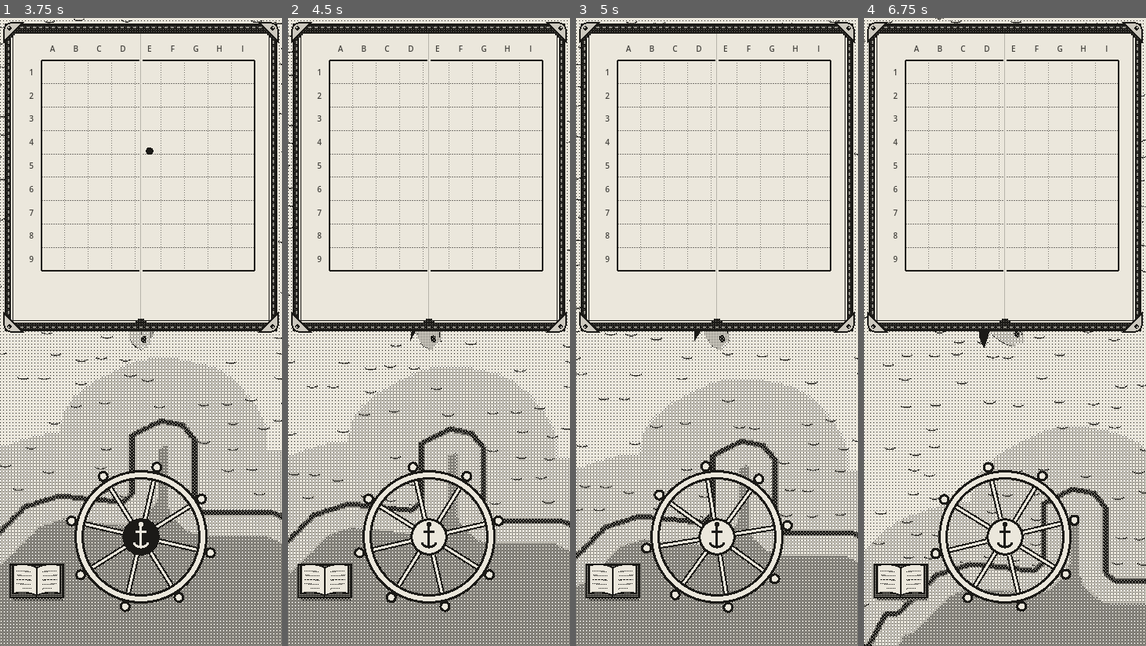
Above: before the commit, frames 1-4 (left to right).
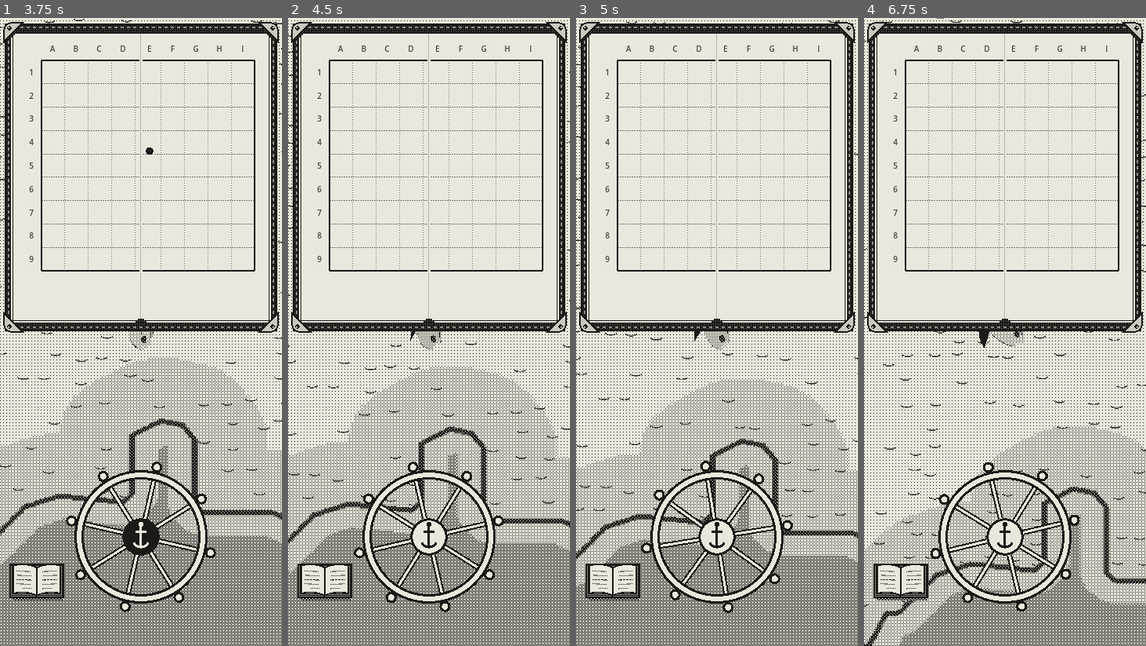
Above: after the commit, the same moments.

Repository: EnricoLabarile/Sail
Game: Godot game, scene res://Assets/Scenes/Overworld.tscn
The game is run twice, just before and just after one commit, with the same random seed, the same clock (stepped at 60 frames per second) and the same inputs.
Inputs (mouse positions are in pixels of both pictures, inside the frame that each line leads up to):
- Up to frame 1 (3.75 s): tap Enter (ui_accept) at 0.5 s; drag from (141, 539) to (169, 193) at 0.52 s; drag from (36, 583) to (126, 457) at 1.27 s; move the mouse to (169, 193) at 2.02 s; hold Right (ui_right) 2.03-2.75 s; drag from (126, 457) to (56, 237) at 2.77 s; move the mouse to (225, 426) at 3.52 s; hold Left (ui_left) from 3.53 s (still down)
- Up to frame 2 (4.5 s): tap Enter (ui_accept) at 3.77 s; release Left (ui_left) at 4.25 s; drag from (344, 237) to (386, 175) at 4.27 s
- Up to frame 3 (5 s): no input
- Up to frame 4 (6.75 s): move the mouse to (1019, 332) at 5.02 s; hold Left (ui_left) 5.03-5.75 s; click (1019, 332) at 5.17 s; drag from (962, 175) to (948, 363) at 5.77 s; move the mouse to (1067, 300) at 6.52 s; hold Right (ui_right) from 6.53 s (still down)

Frame 1 is identical in both runs. In frame 2, less than 0.1% of the frame differs, in the area x 0-100%, y 37-83%; in frame 3, less than 0.1%; in frame 4, 0.3%, in the area x 0-100%, y 0-100%.

Commit message:
Bounce off the shore, as the prototype's impact(): push back, slow down, bow swings off, a rock
Co-Authored-By: Claude Opus 5.5 <noreply@anthropic.com>
Claude-Session: https://claude.ai/code/session_0154zeqDuhZHz7ZXLE21BuMs

Diff:
--- a/Assets/Boat/boat.gd
+++ b/Assets/Boat/boat.gd
@@ -13,6 +13,14 @@
 @export var camera_tilt_deg := 30.0 # the camera's tilt from straight down (the prototype's BOAT_TILT look)
 @export var sail_fill_rate := 2.0   # how quickly the sail fills or empties (higher = quicker)
 
+# Bumping into the shore (the HTML prototype's impact()): she bounces back off it.
+@export var bounce_kick := 2.0      # m/s of push away from the shore on any bump…
+@export var bounce_extra := 0.9     # …plus this much of the speed she hit it with
+@export var bounce_fade := 3.5      # how quickly the push dies away (higher = shorter)
+@export var bounce_slowdown := 0.25 # her speed is multiplied by this (0.25 = a quarter left)
+@export var bounce_min_speed := 0.4 # m/s: slower than this into the shore, it's a nudge, not a bump
+@export var bounce_cooldown := 0.6  # s after a bump before the next one counts (one bump, not one per frame)
+
 # The Marconi sail's curve: [degrees off the wind, share of top speed] (SAIL_POLAR_MARCONI)
 const POLAR := [[0.0, 0.0], [5.0, 0.4], [10.0, 0.8], [15.0, 1.0], [180.0, 1.0]]
 
@@ -20,6 +28,9 @@
 var speed := 0.0
 var anchored := true   # she starts at anchor: hold the wheel's hub (or press Space) to weigh it
 var belly := 0.0       # how full the sail is: -1 full to port (left), 0 flat, +1 full to starboard (right)
+var knock := Vector3.ZERO   # the push of a bump (m/s, a direction on the sea): added to her motion, fades away
+var bump_wait := 0.0        # seconds left before another bump can count
+var rock := 0.0             # how much she's still rocking after a bump (fades away)
 
 # The parts the code moves. find_child("Name") looks for a node with that name anywhere inside the boat
 # (children, children of children, and so on), so you can rearrange the hierarchy freely: only the
@@ -71,11 +82,14 @@
 	var way := clampf(speed / top_speed * 1.5, 0.0, 1.0)
 	if not anchored:
 		rotate_y(-rudder * turn_rate * maxf(way, 0.25) * dt)
-	move_unless_land(fwd * speed * dt)
+	move_and_bounce(dt)
 
 	# the look: heel away from the wind, the boom out to leeward, a gentle bob
 	var side := signf(global_transform.basis.x.dot(wind_from))   # + = wind from starboard
 	model.rotation.z = lerpf(model.rotation.z, side * deg_to_rad(heel_max_deg) * drive, dt * 2.0)
+	# after a bump she rocks from side to side for a moment (a quick wobble that dies away)
+	rock = maxf(0.0, rock - dt * 1.5)
+	model.rotation.z += sin(Time.get_ticks_msec() * 0.012) * rock * 0.08
 	# The boom swings out to leeward, the side away from the wind: wind from starboard (side = +1)
 	# puts the sail out to port. A positive rotation.y turns the rig anticlockwise seen from above,
 	# which swings the boom (behind the mast) over to starboard: so the sign is the opposite of `side`.
@@ -103,17 +117,62 @@
 		sail_mesh.set_blend_shape_value(key_left, maxf(-belly, 0.0))
 
 
-## Moves her by `step`, unless that would put her middle or her bow on land (the Land autoload,
-## which reads map_collision.png). On the shore she just stops: speed 0. She can still turn away
-## (slowly, see turn_rate) and sail off again.
-func move_unless_land(step: Vector3) -> void:
-	var next := global_position + step                  # where she would be
+## Moves her for this frame: her own way (forward × speed) plus the push of a bump (knock).
+## If that would put her middle or her bow on land (the Land autoload), she doesn't go there:
+## she bumps (see bump) and bounces back off the shore.
+func move_and_bounce(dt: float) -> void:
+	bump_wait = maxf(0.0, bump_wait - dt)
+	knock *= exp(-bounce_fade * dt)                      # the push of the last bump dies away
+
 	var fwd := -global_transform.basis.z
+	var velocity := fwd * speed + knock                  # how she's moving now, in m/s
+	var next := global_position + velocity * dt          # where she would be
 	var next_bow := next + fwd * bow_reach               # where her bow would be
-	if Land.is_land(next) or Land.is_land(next_bow):
-		speed = 0.0                                      # aground: she stops
-	else:
+
+	# Which point would touch land? (none: just go)
+	var touching := Vector3.INF
+	if Land.is_land(next_bow):
+		touching = next_bow
+	elif Land.is_land(next):
+		touching = next
+	if touching == Vector3.INF:
 		global_position = next
+		return
+
+	# She'd touch land. Which way is the open sea from there?
+	var out := Land.way_to_sea(touching)
+	if out == Vector3.ZERO:
+		speed = 0.0                                      # land all round that point: never go there
+		return
+	var into := -velocity.dot(out)                       # how fast she's going INTO the shore (m/s)
+	if into <= 0.0:
+		global_position = next                           # moving away from it (e.g. the push): let her go
+		return
+	bump(out, into)                                      # moving into it: a bump, and she stays put this frame
+
+
+## A bump against the shore: `out` is the way to the open sea, `into` how fast she hit (m/s).
+## As in the HTML prototype: a push back out, much less speed, the bow swung off a little, a rock.
+func bump(out: Vector3, into: float) -> void:
+	speed *= bounce_slowdown                             # she loses most of her way
+	if bump_wait > 0.0 or into < bounce_min_speed:
+		return                                           # just a nudge, or the same bump as a moment ago
+	bump_wait = bounce_cooldown
+
+	# 1. The push away from the shore: a bit more the harder she hit.
+	knock += out * (bounce_kick + into * bounce_extra)
+
+	# 2. The bow swings off, so she doesn't hit the same spot again. Which way? Away from the shore:
+	#    the "cross" of her heading and the way out says if the sea is on her left or her right.
+	var fwd := -global_transform.basis.z
+	var turn_side := signf(fwd.cross(out).y)
+	if turn_side == 0.0:
+		turn_side = 1.0 if randf() < 0.5 else -1.0          # head-on: either way
+	var swing := minf(0.3, 0.08 + into / top_speed * 0.25)  # radians, at most about 17 degrees
+	rotate_y(turn_side * swing)
+
+	# 3. She rocks for a while, more after a hard knock.
+	rock = minf(2.5, rock + 0.6 + into / top_speed)
 
 
 func _process(_dt: float) -> void:
--- a/Assets/Landscape/world/land.gd
+++ b/Assets/Landscape/world/land.gd
@@ -31,3 +31,21 @@
 	var py := int(v * _mask.get_height())
 	# 3. White (bright) = land.
 	return _mask.get_pixel(px, py).r > 0.5
+
+
+## Which way the open sea is from a point near the coast: a flat arrow of length 1 pointing away from
+## the land (in Unreal terms, the "impact normal" of a hit). Used to bounce the boat off the shore.
+##
+## How: it looks at 16 points on a circle round `pos` (like the hours on a clock) and adds up the
+## directions of those that are sea. Where most of the sea is, the arrow points.
+func way_to_sea(pos: Vector3) -> Vector3:
+	const LOOK := 2.0                    # metres: how far round the point it looks
+	var total := Vector3.ZERO
+	for i in 16:
+		var angle := i * TAU / 16.0
+		var direction := Vector3(cos(angle), 0.0, sin(angle))
+		if not is_land(pos + direction * LOOK):
+			total += direction
+	if total.length() < 0.001:
+		return Vector3.ZERO                # land all round: no way out found
+	return total.normalized()
Not shown, changed: CLAUDE.md
